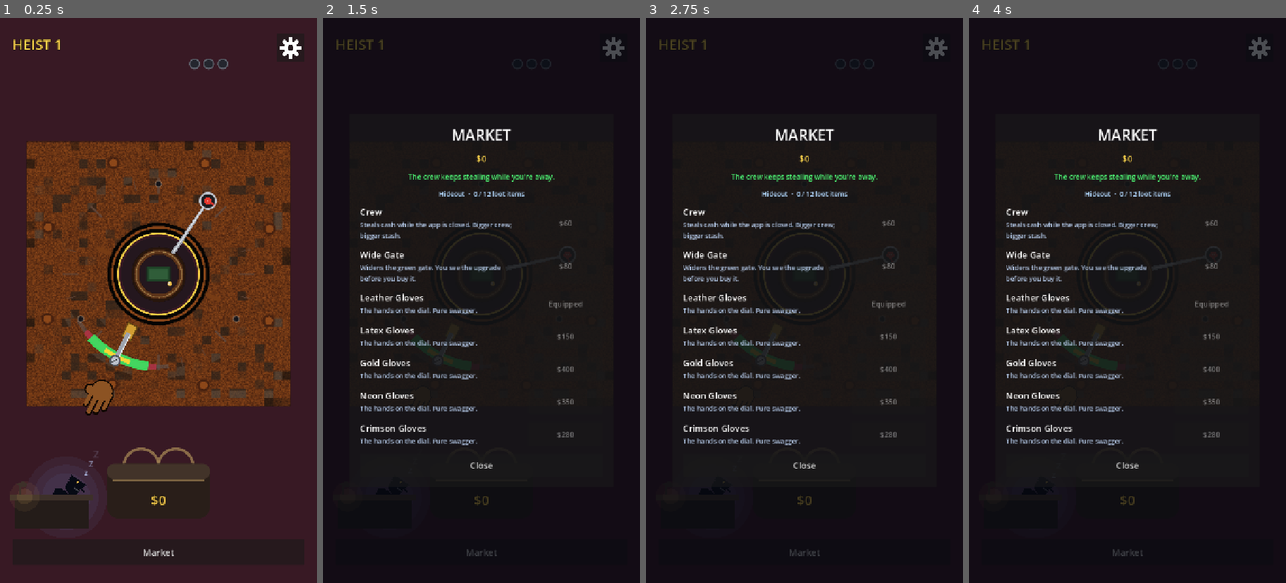
Above: before the commit, frames 1-4 (left to right).
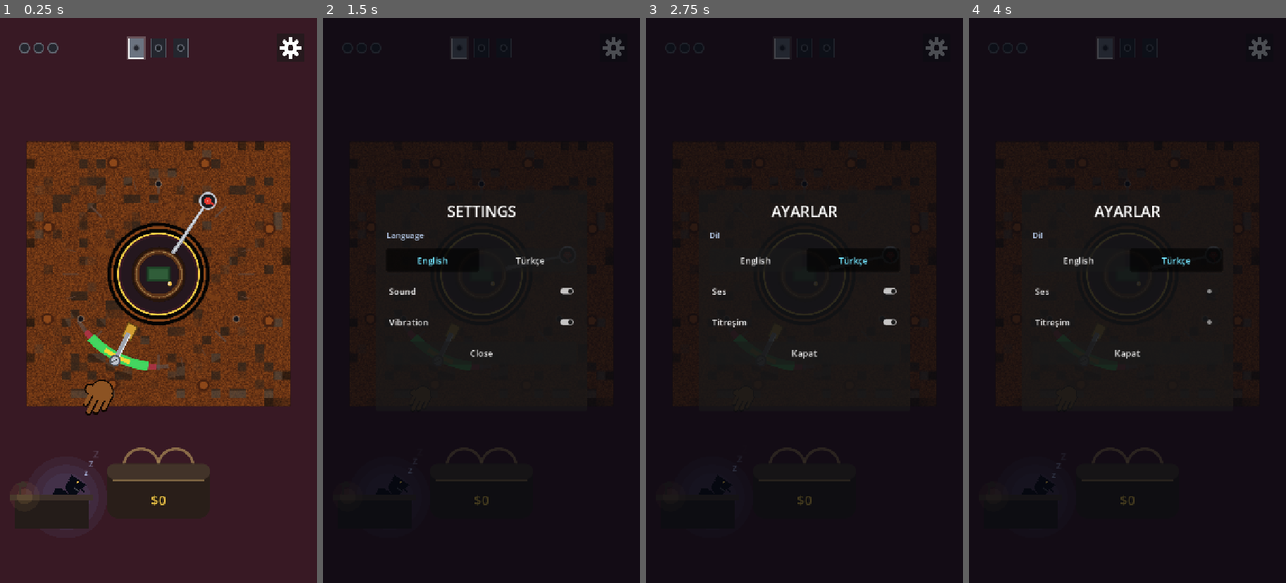
Above: after the commit, the same moments.

Repository: AvareGameStudio/loop-engine
Game: Godot game, scene res://scenes/Main.tscn
The game is run twice, just before and just after one commit, with the same random seed, the same clock (stepped at 60 frames per second) and the same inputs.
Inputs (mouse positions are in pixels of both pictures, inside the frame that each line leads up to; where the layout moved, square brackets give the same spot in the first picture):
- Up to frame 1 (0.25 s): no input
- Up to frame 2 (1.5 s): click (614, 46) [481, 554] at 0.5 s; click (433, 260) at 1.25 s, where only the run after the commit has a clickable "English"
- Up to frame 3 (2.75 s): click (852, 260) at 2 s, where only the run after the commit has a clickable "Türkçe"
- Up to frame 4 (4 s): click (1127, 289) at 2.75 s, where only the run after the commit has a clickable "Ses"; click (1127, 323) at 3.5 s, where only the run after the commit has a clickable "Titreşim"

The runs differ from the first frame. In frame 1, 0.7% of the frame differs, in the area x 4-72%, y 3-96%; in frame 2, 4.9%, in the area x 4-82%, y 3-96%; in frame 3, 4.8%; in frame 4, 4.7%.

Commit message:
Swap the heist label for three door pips and keep buttons off the play HUD
The HUD now shows only door pips, alarm lamps and the loot bag while the
dial spins. Pips are small vault doors (gold and swung open when cracked,
steel with a breathing rim for the current door, dark ahead) and the one
that just cracked bounces 1.0 -> 1.25 -> 1.0 in 150 ms. Lamps move to the
top-left. Market and the crew Stash live on the end-of-heist card.

Co-Authored-By: Claude Opus 5.5 <noreply@anthropic.com>

Diff:
--- a/scenes/UIManager.tscn
+++ b/scenes/UIManager.tscn
@@ -10,6 +10,7 @@
 [ext_resource type="Script" path="res://scripts/ui/AlarmLamps.gd" id="8_lamps"]
 [ext_resource type="Script" path="res://scripts/ui/QuestRing.gd" id="9_ring"]
 [ext_resource type="PackedScene" path="res://scenes/HideoutPopup.tscn" id="10_hideout"]
+[ext_resource type="Script" path="res://scripts/ui/DoorPips.gd" id="11_pips"]
 
 [node name="UIManager" type="CanvasLayer"]
 layer = 10
@@ -24,30 +25,24 @@
 grow_vertical = 2
 mouse_filter = 2
 
-[node name="Vault" type="Label" parent="HUD"]
-layout_mode = 1
-anchors_preset = 10
-anchor_right = 1.0
+[node name="Pips" type="Control" parent="HUD"]
+layout_mode = 1
+anchor_left = 0.5
+anchor_right = 0.5
+offset_left = -110.0
+offset_top = 38.0
+offset_right = 110.0
+offset_bottom = 98.0
+grow_horizontal = 2
+mouse_filter = 2
+script = ExtResource("11_pips")
+
+[node name="Lamps" type="Control" parent="HUD"]
+layout_mode = 1
 offset_left = 28.0
-offset_top = 36.0
-offset_right = -104.0
+offset_top = 52.0
+offset_right = 148.0
 offset_bottom = 84.0
-mouse_filter = 2
-theme_override_colors/font_color = Color(1, 0.84, 0.3, 1)
-theme_override_colors/font_outline_color = Color(0.04, 0.03, 0.02, 1)
-theme_override_constants/outline_size = 6
-theme_override_font_sizes/font_size = 32
-text = "HEIST 1"
-vertical_alignment = 1
-
-[node name="Lamps" type="Control" parent="HUD"]
-layout_mode = 1
-anchors_preset = 10
-anchor_right = 1.0
-offset_left = 28.0
-offset_top = 90.0
-offset_right = 200.0
-offset_bottom = 118.0
 mouse_filter = 2
 script = ExtResource("8_lamps")
 
@@ -104,35 +99,6 @@
 mouse_filter = 2
 script = ExtResource("7_bag")
 
-[node name="Actions" type="HBoxContainer" parent="HUD"]
-layout_mode = 1
-anchors_preset = 12
-anchor_top = 1.0
-anchor_right = 1.0
-anchor_bottom = 1.0
-offset_left = 28.0
-offset_top = -100.0
-offset_right = -28.0
-offset_bottom = -40.0
-grow_horizontal = 2
-grow_vertical = 0
-theme_override_constants/separation = 12
-
-[node name="Market" type="Button" parent="HUD/Actions"]
-custom_minimum_size = Vector2(0, 56)
-layout_mode = 2
-size_flags_horizontal = 3
-theme_override_font_sizes/font_size = 20
-text = "HUD_MARKET"
-
-[node name="Stash" type="Button" parent="HUD/Actions"]
-visible = false
-custom_minimum_size = Vector2(200, 56)
-layout_mode = 2
-theme_override_colors/font_color = Color(1, 0.84, 0.3, 1)
-theme_override_font_sizes/font_size = 20
-text = "HUD_STASH"
-
 [node name="Card" type="Control" parent="."]
 visible = false
 layout_mode = 1
@@ -243,10 +209,23 @@
 theme_override_font_sizes/font_size = 18
 text = "CARD_GLOVE"
 
-[node name="Market" type="Button" parent="Card/Panel/Margin/VBox"]
+[node name="Meta" type="HBoxContainer" parent="Card/Panel/Margin/VBox"]
+layout_mode = 2
+theme_override_constants/separation = 12
+
+[node name="Market" type="Button" parent="Card/Panel/Margin/VBox/Meta"]
 custom_minimum_size = Vector2(0, 48)
 layout_mode = 2
+size_flags_horizontal = 3
 text = "HUD_MARKET"
+
+[node name="Stash" type="Button" parent="Card/Panel/Margin/VBox/Meta"]
+visible = false
+custom_minimum_size = Vector2(0, 48)
+layout_mode = 2
+size_flags_horizontal = 3
+theme_override_colors/font_color = Color(1, 0.84, 0.3, 1)
+text = "HUD_STASH"
 
 [node name="SettingsButton" type="Button" parent="."]
 custom_minimum_size = Vector2(64, 64)
--- a/scripts/ui/ClaimPopup.gd
+++ b/scripts/ui/ClaimPopup.gd
@@ -59,7 +59,7 @@
 		_refresh()
 
 
-## `from_player` is the HUD chip tap. Auto `stash_ready` never steals a live vault.
+## `from_player` is the card Stash tap. Auto `stash_ready` never steals a live vault.
 func open(_amount: int = 0, from_player: bool = false) -> void:
 	if GameState.unclaimed_cash <= 0:
 		return
--- /dev/null
+++ b/scripts/ui/DoorPips.gd
@@ -0,0 +1,99 @@
+class_name DoorPips
+extends Control
+## Three small vault doors at the top of the HUD: where you are in the heist.
+## Cracked = gold and swung open, current = steel with a breathing white rim, ahead = dark.
+## Square doors, not circles, so they never read as the round alarm lamps.
+
+const AHEAD := Color(0.14, 0.15, 0.18, 1.0)
+const STEEL := Color(0.42, 0.45, 0.5, 1.0)
+const RIM := Color(0.38, 0.4, 0.44, 1.0)
+const CURRENT_RIM := Color(1.0, 1.0, 1.0, 1.0)
+const GOLD := Color(1.0, 0.84, 0.3, 1.0)
+const GOLD_DARK := Color(0.62, 0.46, 0.12, 1.0)
+const DOOR_SIZE := Vector2(34, 44)
+const GAP: float = 16.0
+## Crack pop: 1.0 → 1.25 → 1.0 over 150 ms.
+const POP_PEAK: float = 1.25
+const POP_SEC: float = 0.15
+
+var doors: int = 3
+var cracked: int = 0
+var golden: bool = false
+var _pulse: float = 0.0
+## Per-door scale, so only the door that just cracked bounces.
+var _scale: PackedFloat32Array = [1.0, 1.0, 1.0]
+
+
+func _ready() -> void:
+	mouse_filter = Control.MOUSE_FILTER_IGNORE
+	queue_redraw()
+
+
+func set_state(cracked_count: int, door_count: int, is_golden: bool) -> void:
+	doors = maxi(door_count, 1)
+	cracked = clampi(cracked_count, 0, doors)
+	golden = is_golden
+	_scale.resize(doors)
+	for i in doors:
+		_scale[i] = 1.0
+	queue_redraw()
+
+
+## The door at `index` just cracked: fill it gold and bounce it.
+func crack(index: int) -> void:
+	cracked = clampi(maxi(cracked, index + 1), 0, doors)
+	if index < 0 or index >= doors:
+		queue_redraw()
+		return
+	var tw := create_tween()
+	tw.set_ignore_time_scale(true)
+	tw.tween_method(_set_scale.bind(index), 1.0, POP_PEAK, POP_SEC * 0.4).set_trans(Tween.TRANS_QUAD).set_ease(Tween.EASE_OUT)
+	tw.tween_method(_set_scale.bind(index), POP_PEAK, 1.0, POP_SEC * 0.6).set_trans(Tween.TRANS_BACK).set_ease(Tween.EASE_OUT)
+
+
+func _set_scale(value: float, index: int) -> void:
+	if index < _scale.size():
+		_scale[index] = value
+	queue_redraw()
+
+
+func _process(delta: float) -> void:
+	_pulse = wrapf(_pulse + delta / maxf(Engine.time_scale, 0.001) * 5.0, 0.0, TAU)
+	queue_redraw()
+
+
+func _draw() -> void:
+	var total: float = DOOR_SIZE.x * float(doors) + GAP * float(doors - 1)
+	var x: float = size.x * 0.5 - total * 0.5
+	for i in doors:
+		var centre := Vector2(x + DOOR_SIZE.x * 0.5, size.y * 0.5)
+		_draw_door(i, centre, _scale[i] if i < _scale.size() else 1.0)
+		x += DOOR_SIZE.x + GAP
+
+
+func _draw_door(i: int, centre: Vector2, s: float) -> void:
+	var half: Vector2 = DOOR_SIZE * 0.5 * s
+	var rect := Rect2(centre - half, half * 2.0)
+	var rim_color: Color = GOLD if golden else RIM
+	if i < cracked:
+		# Swung open: the frame shows the gold hoard, the door leaf hangs off the left hinge.
+		draw_rect(rect, GOLD)
+		draw_rect(rect.grow(-4.0 * s), Color(1.0, 0.95, 0.7, 1.0))
+		var leaf := PackedVector2Array([
+			rect.position, rect.position + Vector2(-10.0 * s, 6.0 * s),
+			rect.position + Vector2(-10.0 * s, rect.size.y - 6.0 * s), rect.position + Vector2(0.0, rect.size.y),
+		])
+		draw_colored_polygon(leaf, GOLD_DARK)
+		draw_rect(rect, GOLD_DARK, false, 2.0)
+		return
+	var current: bool = i == cracked
+	draw_rect(rect, STEEL if current else AHEAD)
+	# Dial in the middle of the door.
+	draw_circle(centre, 7.0 * s, AHEAD if current else Color(0.09, 0.1, 0.12, 1.0))
+	draw_arc(centre, 7.0 * s, 0.0, TAU, 16, rim_color, 1.5, true)
+	if current:
+		var breath: float = 0.55 + 0.45 * sin(_pulse)
+		draw_rect(rect.grow(3.0), Color(CURRENT_RIM, 0.25 * breath), false, 4.0)
+		draw_rect(rect, Color(CURRENT_RIM, 0.6 + 0.4 * breath), false, 2.0)
+	else:
+		draw_rect(rect, rim_color, false, 1.6)
--- a/scripts/ui/UIManager.gd
+++ b/scripts/ui/UIManager.gd
@@ -1,7 +1,7 @@
 extends CanvasLayer
-## HUD (vault number, alarm lamps, grade, loot bag), the end-of-vault card, and
-## market / stash entry points. Fully signal-driven.
-## HUD rule: three things on screen during play. Vault number, lamps, bag. Nothing else.
+## HUD (door pips, alarm lamps, grade, loot bag) and the end-of-heist card, which
+## holds the market / stash entry points. Fully signal-driven.
+## HUD rule: three things on screen during play. Door pips, lamps, bag. No buttons, no labels.
 
 const GRADE_COLORS: Dictionary[String, Color] = {
 	"perfect": Color(1.0, 0.86, 0.3),
@@ -12,13 +12,11 @@
 ## Combo label shows from this streak up; below it the grade word is enough.
 const COMBO_SHOW_FROM: int = 3
 
-@onready var vault_label: Label = $HUD/Vault
+@onready var pips: DoorPips = $HUD/Pips
 @onready var lamps: AlarmLamps = $HUD/Lamps
 @onready var grade_label: Label = $HUD/Grade
 @onready var combo_label: Label = $HUD/Combo
 @onready var bag: LootBag = $HUD/Bag
-@onready var market_btn: Button = $HUD/Actions/Market
-@onready var stash_btn: Button = $HUD/Actions/Stash
 @onready var card: Control = $Card
 @onready var card_panel: Control = $Card/Panel
 @onready var card_title: Label = $Card/Panel/Margin/VBox/Title
@@ -28,7 +26,8 @@
 @onready var card_shelf_text: Label = $Card/Panel/Margin/VBox/Shelf/ShelfText
 @onready var primary_btn: Button = $Card/Panel/Margin/VBox/Primary
 @onready var x3_btn: Button = $Card/Panel/Margin/VBox/X3
-@onready var card_market_btn: Button = $Card/Panel/Margin/VBox/Market
+@onready var card_market_btn: Button = $Card/Panel/Margin/VBox/Meta/Market
+@onready var stash_btn: Button = $Card/Panel/Margin/VBox/Meta/Stash
 @onready var settings_btn: Button = $SettingsButton
 @onready var settings_popup: SettingsPopup = $SettingsPopup
 @onready var market_popup: MarketPopup = $MarketPopup
@@ -52,7 +51,6 @@
 	primary_btn.pressed.connect(_primary)
 	x3_btn.pressed.connect(_x3)
 	glove_btn.pressed.connect(_glove_ad)
-	market_btn.pressed.connect(market_popup.open)
 	card_market_btn.pressed.connect(market_popup.open)
 	stash_btn.pressed.connect(_open_stash)
 	card_shelf_text.gui_input.connect(_on_shelf_input)
@@ -68,16 +66,17 @@
 	EventBus.run_ended.connect(_on_run_end)
 	EventBus.run_started.connect(_on_run_start)
 	EventBus.stage_cleared.connect(_on_stage)
+	EventBus.door_advanced.connect(func(_stage: int) -> void: _refresh_pips())
 	EventBus.loot_unlocked.connect(func(id: String) -> void: _loot_popped = id)
 	EventBus.ad_finished.connect(_on_ad)
 	EventBus.session_changed.connect(_refresh_session)
 	EventBus.countdown.connect(_on_countdown)
 	EventBus.stash_ready.connect(_on_stash_ready)
 	EventBus.glove_granted.connect(_on_glove_granted)
-	stash_btn.pivot_offset = Vector2(100, 28)
 	bag.set_cash(GameState.cash, true)
 	_refresh_market()
 	_refresh_session()
+	_refresh_pips()
 	_refresh_stash()
 	lamps.set_level(GameState.session_alarm, GameState.ALARM_MAX)
 
@@ -97,11 +96,15 @@
 
 
 func _refresh_session() -> void:
+	combo_label.visible = false
+
+
+## Run start and next door only. A crack moves current_stage on before the card,
+## so refreshing on session_changed would wipe the gold pop of the last door.
+## Doors already cracked this heist sit gold; a bust retries the current door.
+func _refresh_pips() -> void:
 	var stage: int = GameState.current_stage
-	var heist: int = GameState.heist_for(stage)
-	var key: String = "HUD_HEIST_GOLDEN" if GameState.is_golden(stage) else "HUD_HEIST"
-	vault_label.text = tr(key) % heist
-	combo_label.visible = false
+	pips.set_state(GameState.door_in_heist(stage), GameState.DOORS_PER_HEIST, GameState.is_golden(stage))
 
 
 func _on_tap(result: Dictionary) -> void:
@@ -151,6 +154,7 @@
 	stash_btn.visible = n > 0
 	if n > 0:
 		stash_btn.text = tr("HUD_STASH") % n
+		stash_btn.pivot_offset = stash_btn.size * 0.5
 
 
 func _on_stash_ready(_amount: int) -> void:
@@ -170,7 +174,8 @@
 
 
 ## Door open: the loot is in the air; the bag catches it half a second later.
-func _on_stage(_index: int, _payout: int) -> void:
+func _on_stage(index: int, _payout: int) -> void:
+	pips.crack(GameState.door_in_heist(index))
 	get_tree().create_timer(0.55, true, false, true).timeout.connect(func() -> void:
 		if is_instance_valid(bag):
 			bag.bounce(1.14)
@@ -199,6 +204,7 @@
 	tw.set_ignore_time_scale(true)
 	tw.tween_property(card_panel, "scale", Vector2.ONE, 0.22).set_trans(Tween.TRANS_BACK).set_ease(Tween.EASE_OUT)
 	_roll_loot(int(stats.get("cash", 0)))
+	_refresh_stash()
 
 
 func _render_card() -> void:
@@ -256,6 +262,7 @@
 	glove_btn.visible = false
 	_loot_popped = ""
 	_refresh_session()
+	_refresh_pips()
 
 
 func _on_card_dim(event: InputEvent) -> void:
@@ -317,5 +324,4 @@
 func _refresh_market() -> void:
 	var affordable: int = MetaUpgrade.affordable_count()
 	var text: String = tr("HUD_MARKET_COUNT") % affordable if affordable > 0 else tr("HUD_MARKET")
-	market_btn.text = text
 	card_market_btn.text = text
Not shown: 1 places in scenes/UIManager.tscn that only renumber resources
Not shown, added: scripts/ui/DoorPips.gd.uid
Not shown, changed: README.md
